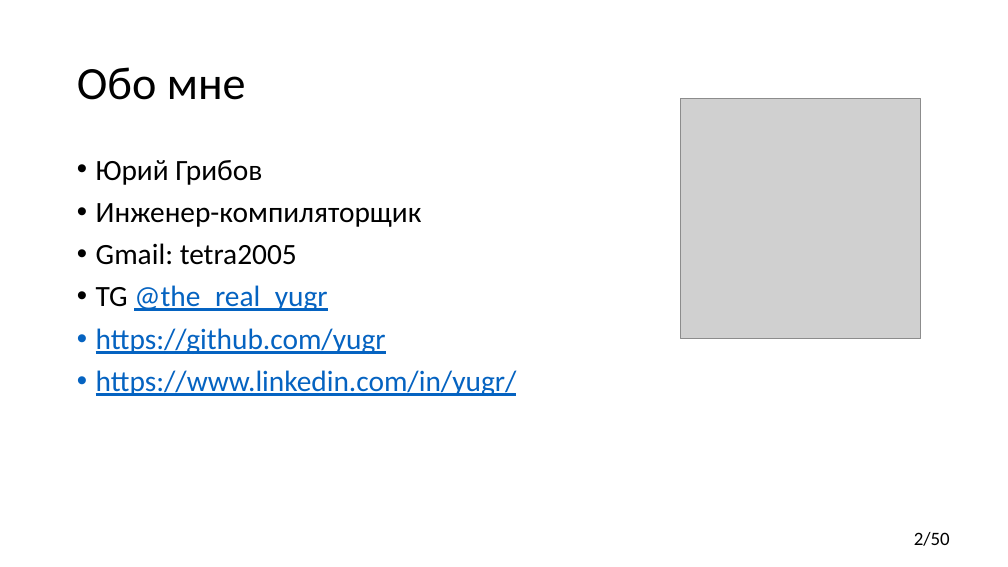
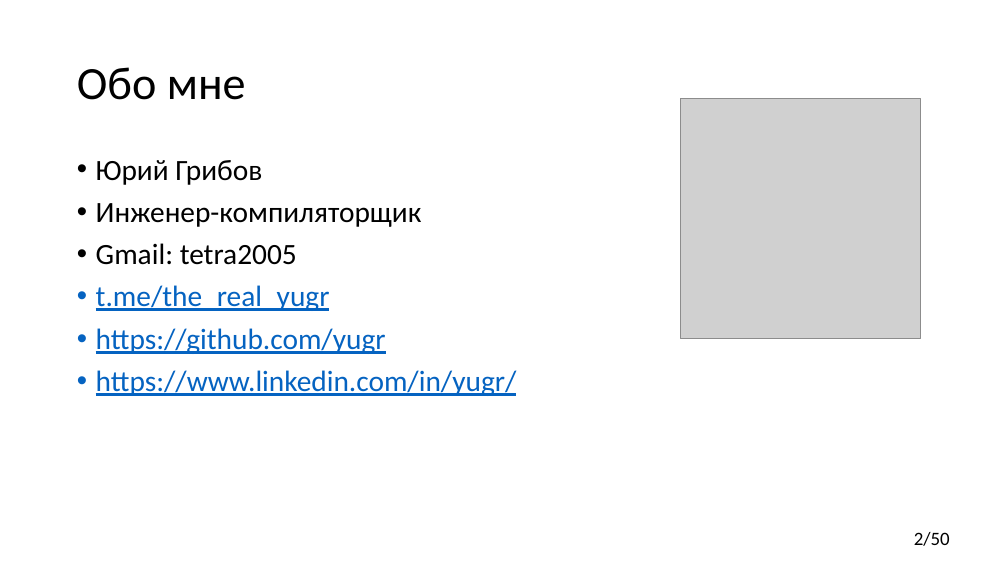
Before and after one commit to yugr/CppRussia, a slide deck: slide 2 of 2023/RU.pptx. Drawn at 1008x567 pixels with LibreOffice and Linux fonts; fonts in the diff are those of the drawing; grey boxes stand for pictures. Boxes give left, top, right and bottom in pixels: in the first picture for what was removed or moved away, otherwise in the second. Text is boxed around its words. In the diff, an @@ line names an element or a change of style, - is before the commit and + after.

```diff
--- a/2023/RU.pptx
+++ b/2023/RU.pptx
@@ text at bbox=[96, 285, 330, 311]: text changed @@
-• TG @the_real_yugr
+• t.me/the_real_yugr
```
Also in this commit, not shown: 22 other slides changed.
